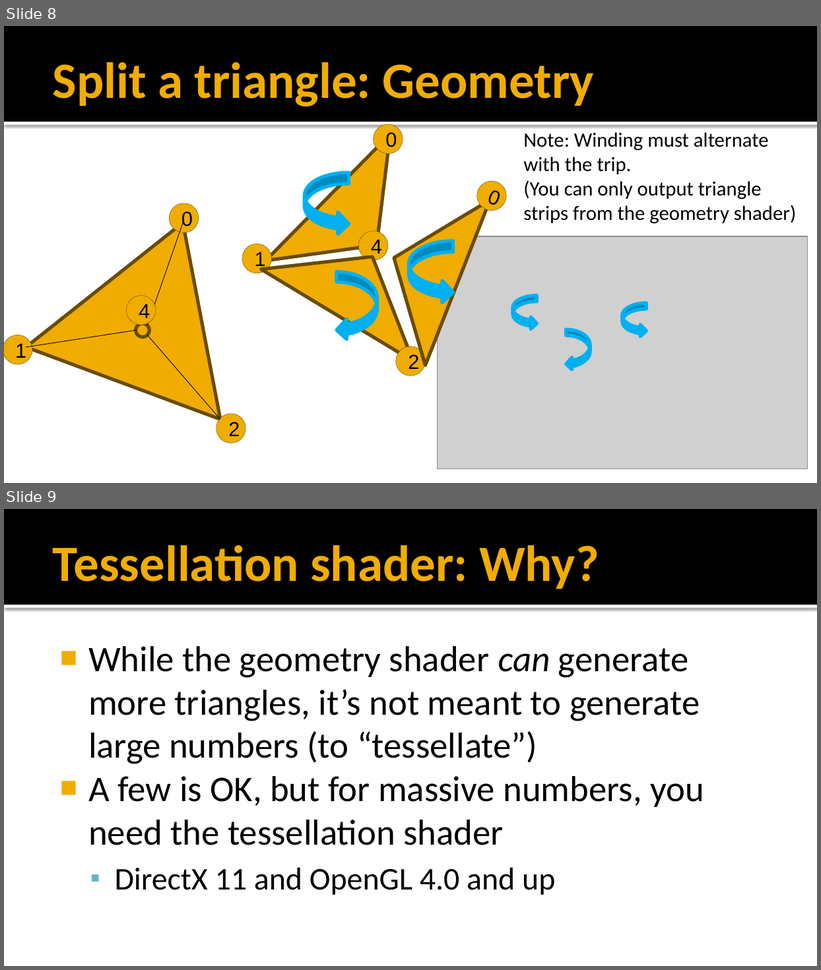
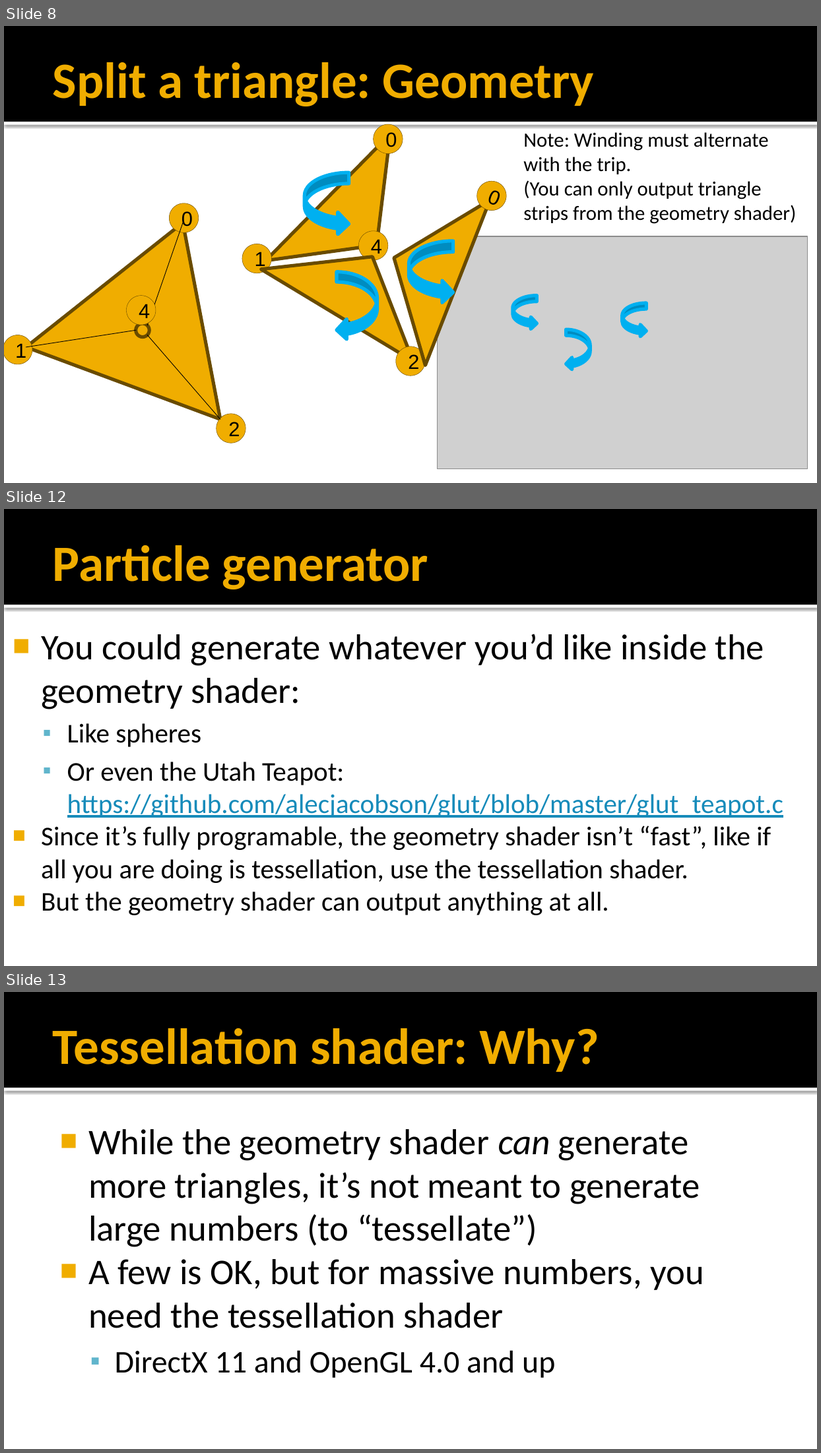
Before and after one commit to FeeneyCodes/GDP202425, a slide deck: 6020_Graph_2_(2025)/Day2Day/Week_10_Geometry_Tessellation/6020_W10_Geometry_Tessellation.pptx. Shown one above the other, each under a label of ours: slides 8 and 9 before the commit, slides 8, 12 and 13 after it; the slides between them are not shown. The pictures are 821x970 and 821x1453 pixels, drawn with LibreOffice and Linux fonts; fonts in the diff are those of the drawing; grey boxes stand for pictures. Boxes give left, top, right and bottom in pixels: in the first picture for what was removed or moved away, otherwise in the second. Text is boxed around its words. In the diff, an @@ line names an element or a change of style, - is before the commit and + after.

Commit message:
Code back to the 'split triangle into 3 triangles' geometry shader.

```diff
--- a/6020_Graph_2_(2025)/Day2Day/Week_10_Geometry_Tessellation/6020_W10_Geometry_Tessellation.pptx
+++ b/6020_Graph_2_(2025)/Day2Day/Week_10_Geometry_Tessellation/6020_W10_Geometry_Tessellation.pptx
@@ slide 12 added at (4,509,817,966), background #FFFFFF; not listed: 2 template elements that a slide beside it also shows @@
@@ title added at (53,545,428,590), 45 pt, text #F0AD00, bold @@
+Particle generator
@@ text added at (41,634,783,916), 24 pt, text #000000 @@
+■ You could generate whatever you’d like inside the geometry shader:
+  ▪ Like spheres
+  ▪ Or even the Utah Teapot: https://github.com/alecjacobson/glut/blob/master/glut_teapot.c
+■ Since it’s fully programable, the geometry shader isn’t “fast”, like if all you are doing is tessellation, use the tessellation shader.
+■ But the geometry shader can output anything at all.
@@ what was slide 9 is now slide 13 @@
```
Also in this commit, not shown: 3 other slides added, 4 other files.
